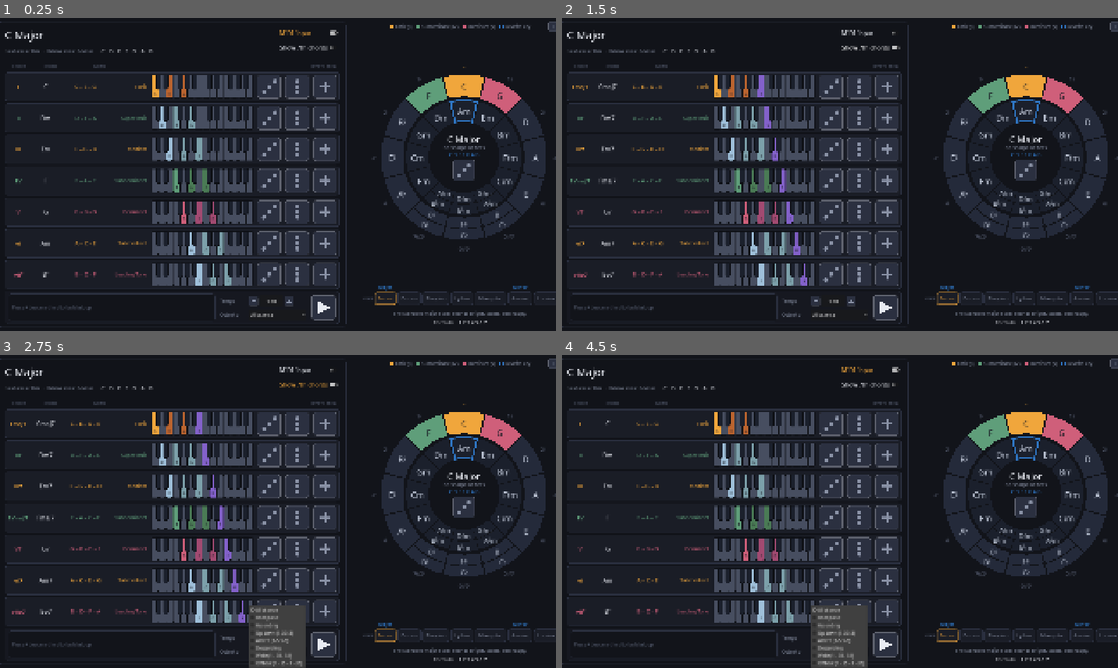
Above: before the commit, frames 1-4 (two rows, left to right).
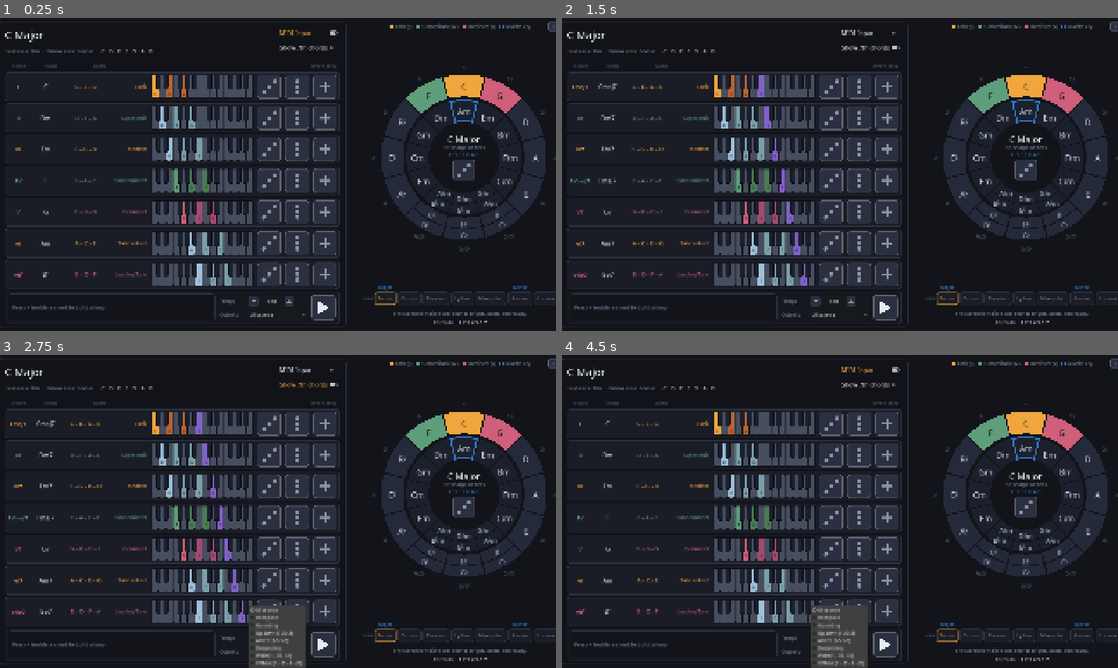
Above: after the commit, the same moments.

Repository: Square-Atom/mic
Game: Godot game, scene res://scenes/main.tscn
The game is run twice, just before and just after one commit, with the same random seed, the same clock (stepped at 60 frames per second) and the same inputs.
Inputs:
- Up to frame 1 (0.25 s): no input
- Up to frame 2 (1.5 s): click "MIDI Input" at 0.5 s; click "Show 7th chords" at 1.25 s
- Up to frame 3 (2.75 s): click "All at once" at 2 s
- Up to frame 4 (4.5 s): click "MIDI Input" at 2.75 s; click "Show 7th chords" at 3.5 s; click "All at once" at 4.25 s

The runs differ from the first frame. In frame 1, 0.1% of the frame differs, in the area x 2-60%, y 91-94%; in frame 2, 0.1%; in frame 3, 0.1%; in frame 4, 0.1%.

Commit message:
Round the play and stop marks, and set the empty-strip hint in bold
The hint takes the weight-700 face the numerals use, at 18 rather than the
theme's 16. It is the only thing an empty strip has to say, and at regular
weight it read as a caption on the frame rather than as the instruction it is.

The triangle and the square are now built as rounded polygons. Godot has no
rounded-polygon draw and a StyleBox only rounds rectangles, so the corners are
constructed: each becomes the arc tangent to both of its edges, with the centre
along the bisector and the same setback along each side. Sharper corners are
met further back, which is what makes the triangle's point and the square's
right angles look rounded by the same amount rather than by the same number.

Filled as one polygon rather than a sharp fill with a thick outline stroked
over it. Two overlapping draws show their seam where the edges meet at this
size, and the stroke would push the mark outside the bounds it was measured
for.

The radius is 5% of the button. 5.5 was the first try and blunted the
triangle's tip by 5px of its 21px reach, which is past rounding and into
cutting the corner off; 5% lands near a tenth of the triangle's height, and
gives the square a corner in proportion with the plate it sits on.

Checked the geometry numerically rather than by eye: the arcs meet each edge
exactly at the tangent points, and the rounded square's area comes out within
0.2% of 400 - (4 - pi)r squared, the remainder being the four-segment chords
sitting just inside the true arc.

Co-Authored-By: Claude Opus 5 <noreply@anthropic.com>

Diff:
--- a/scripts/ui/chord_loop_bar.gd
+++ b/scripts/ui/chord_loop_bar.gd
@@ -9,6 +9,12 @@
 ## drift apart - and the loop keeps running correctly whether or not this node
 ## exists.
 
+## The same weight-700 face the numerals use. The empty strip has one job -
+## telling you where chords come from - and at the theme's regular weight it
+## read as a caption on the frame rather than an instruction.
+const BOLD_FONT := preload("res://themes/font_bold.tres")
+
+const HINT_FONT_SIZE := 18
 const TITLE_WIDTH := 92.0
 const TRANSPORT_SIZE := Vector2(88.0, 88.0)
 ## Tall enough for a slot's box and its delete button, so an empty strip is the
@@ -115,6 +121,8 @@
 	_hint = Label.new()
 	_hint.text = "Press + beside a chord to build a loop"
 	_hint.vertical_alignment = VERTICAL_ALIGNMENT_CENTER
+	_hint.add_theme_font_override("font", BOLD_FONT)
+	_hint.add_theme_font_size_override("font_size", HINT_FONT_SIZE)
 	_hint.add_theme_color_override("font_color", Palette.TEXT_FAINT)
 	_hint.mouse_filter = Control.MOUSE_FILTER_IGNORE
 	_timeline.add_child(_hint)
--- a/scripts/ui/icon_button.gd
+++ b/scripts/ui/icon_button.gd
@@ -26,6 +26,16 @@
 ## proportional stroke would land under a pixel.
 const STROKE_RATIO := 0.082
 const MIN_STROKE := 1.5
+
+## How far the solid marks - the play triangle and the stop square - are rounded
+## off, as a fraction of the button. Small on purpose: enough to take the needle
+## off the triangle's point and the hard edge off the square, not so much that
+## either stops reading as its shape.
+const GLYPH_CORNER_RATIO := 0.05
+
+## Points along each corner's arc. Four is plenty at the size these are drawn:
+## the arc spans a few pixels, and more vertices cost more than they show.
+const CORNER_SEGMENTS := 4
 
 @export var glyph: Glyph = Glyph.PLUS:
 	set(value):
@@ -92,16 +102,73 @@
 func _draw_play(centre: Vector2, span: float, ink_color: Color) -> void:
 	var reach := span * 0.27
 	var origin := centre - Vector2(reach * 0.12, 0.0)
-	draw_colored_polygon(PackedVector2Array([
+	draw_colored_polygon(_rounded(PackedVector2Array([
 		origin + Vector2(-reach * 0.80, -reach),
 		origin + Vector2(-reach * 0.80, reach),
 		origin + Vector2(reach, 0.0),
-	]), ink_color)
+	]), span * GLYPH_CORNER_RATIO), ink_color)
 
 
 func _draw_stop(centre: Vector2, span: float, ink_color: Color) -> void:
-	var side := span * 0.40
-	draw_rect(Rect2(centre - Vector2(side, side) * 0.5, Vector2(side, side)), ink_color, true)
+	var half := span * 0.20
+	draw_colored_polygon(_rounded(PackedVector2Array([
+		centre + Vector2(-half, -half),
+		centre + Vector2(half, -half),
+		centre + Vector2(half, half),
+		centre + Vector2(-half, half),
+	]), span * GLYPH_CORNER_RATIO), ink_color)
+
+
+## A convex polygon with its corners rounded off, as a point list ready to fill.
+##
+## Each corner becomes the arc that sits tangent to both of its edges: the arc's
+## centre lies along the corner's bisector, and it meets each edge the same
+## distance back from the point. Sharper corners need to be met further back -
+## which is why the triangle's tip is cut further in than the square's corners,
+## and why both end up looking rounded by the same amount.
+##
+## Built as one polygon rather than a sharp fill with a thick outline stroked
+## over it. Two overlapping draws at this size show their seam wherever the
+## antialiased edges meet, and the stroke would push the mark outside the
+## bounds the glyph was measured for.
+func _rounded(points: PackedVector2Array, radius: float) -> PackedVector2Array:
+	var out := PackedVector2Array()
+	var count := points.size()
+	for i in count:
+		var corner := points[i]
+		var previous := points[(i - 1 + count) % count]
+		var following := points[(i + 1) % count]
+		var to_previous := (previous - corner).normalized()
+		var to_following := (following - corner).normalized()
+
+		# Half the interior angle, which is what sets how far back the arc has to
+		# meet each edge. A straight-through "corner" has no arc to draw.
+		var half_angle := acos(clampf(to_previous.dot(to_following), -1.0, 1.0)) * 0.5
+		if half_angle <= 0.001 or half_angle >= PI * 0.5 - 0.001:
+			out.append(corner)
+			continue
+
+		# Never eat past the middle of an edge, or two corners sharing it would
+		# round into each other and turn the shape inside out.
+		var setback := minf(
+			radius / tan(half_angle),
+			minf(previous.distance_to(corner), following.distance_to(corner)) * 0.5)
+		# The radius actually achieved, which is smaller than asked for whenever
+		# the setback above had to be capped.
+		var actual := setback * tan(half_angle)
+		var start := corner + to_previous * setback
+		var finish := corner + to_following * setback
+		var arc_centre := corner + (to_previous + to_following).normalized() \
+				* (actual / sin(half_angle))
+
+		var from_angle := (start - arc_centre).angle()
+		# The short way round: the arc of a corner never exceeds a half turn, so
+		# wrapping into -PI..PI always picks the sweep that stays on the shape.
+		var sweep := wrapf((finish - arc_centre).angle() - from_angle, -PI, PI)
+		for step in CORNER_SEGMENTS + 1:
+			var t := float(step) / CORNER_SEGMENTS
+			out.append(arc_centre + Vector2(actual, 0.0).rotated(from_angle + sweep * t))
+	return out
 
 
 ## A lowercase i: a separate dot above a stem.
